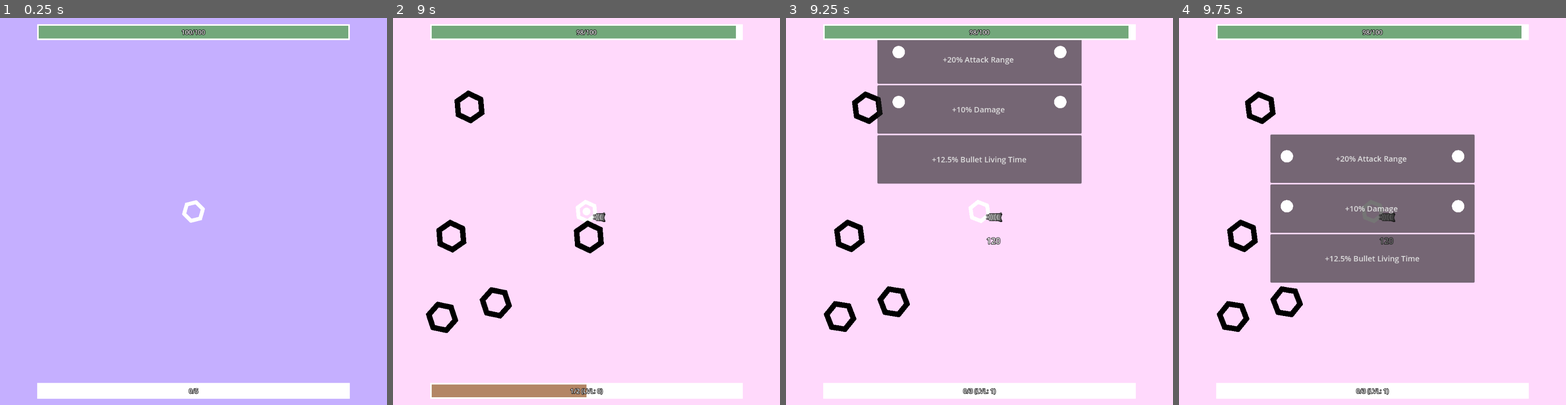
Above: before the commit, frames 1-4 (left to right).
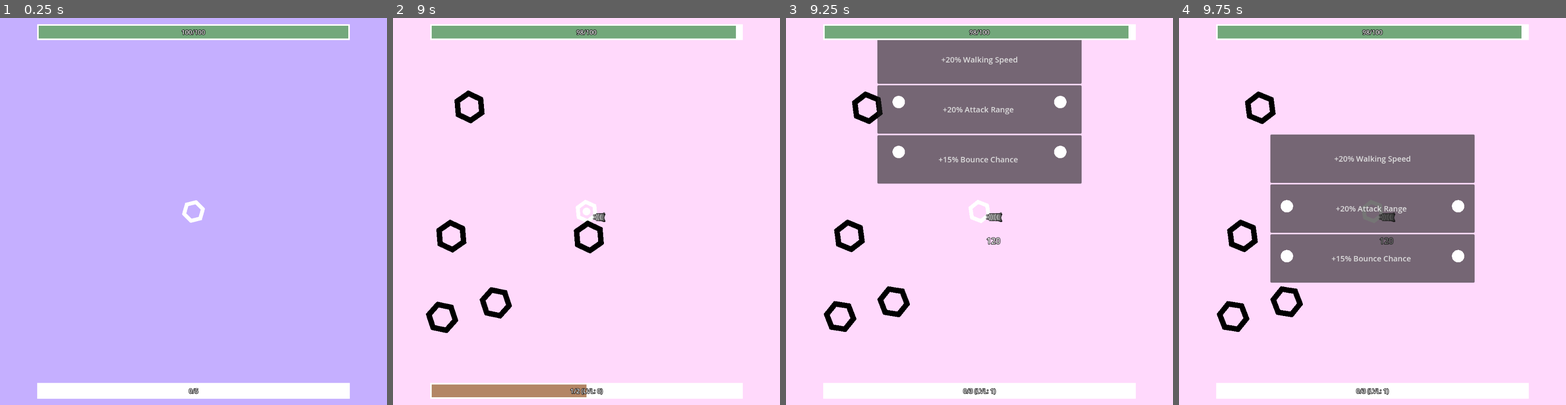
Above: after the commit, the same moments.

Repository: pharnisch/Hexagonal-Havoc
Game: Godot game, scene res://map_1.tscn
Two runs of this game, one before a commit and one after it. Both use one fixed random seed, a clock stepped at 60 frames per second and the inputs below.
Inputs:
- Up to frame 1 (0.25 s): no input
- Up to frame 2 (9 s): tap Enter at 0.5 s; hold Right (ui_right) 0.53-1.28 s; tap Space at 1.25 s; hold Down (ui_down) 1.28-2.03 s; hold Right (ui_right) 2.03-2.78 s; hold Up (ui_up) 2.78-3.53 s; hold Left (ui_left) 3.53-5.03 s; hold Down (ui_down) 5.03-5.78 s; hold Right (ui_right) 5.78-6.53 s; hold Up (ui_up) 6.53-7.28 s; hold Right (ui_right) 7.28-8.03 s; hold Down (ui_down) 8.03-8.78 s; hold Left (ui_left) from 8.78 s (still down)
- Up to frame 3 (9.25 s): keep holding Left (ui_left)
- Up to frame 4 (9.75 s): release Left (ui_left) at 9.53 s; hold Up (ui_up) from 9.53 s (still down)

Frames 1-2 are identical in both runs. In frame 3, 0.8% of the frame differs, in the area x 27-73%, y 7-38%; in frame 4, 0.8%.

Commit message:
.

Diff:
--- a/SkillSystem.gd
+++ b/SkillSystem.gd
@@ -188,6 +188,7 @@
 			attack_range = 0,
 			bounce = 0,
 			split = 0,
+			backfire = 0,
 
 			element = null,
 		},
--- a/circle_bullet.gd
+++ b/circle_bullet.gd
@@ -67,3 +67,8 @@
 		body.get_node("HealthPool")._get_damage(self.damage * self.crit_factor)
 	else:
 		body.get_node("HealthPool")._get_damage(self.damage)
+
+func scale_size(factor):
+	get_node("CircleShape").length = 20 * factor
+	get_node("CircleShape")._draw()
+	get_node("CollisionShape2D").shape.radius = 20 * factor
--- a/skill_container.gd
+++ b/skill_container.gd
@@ -105,6 +105,7 @@
 			attack_range = "+20% Attack Range [CIRCLE]",
 			bounce = "+15% Bounce Chance [CIRCLE]",
 			split = "+1 Split Bullet [CIRCLE]",
+			backfire = "+50% Backfire Damage&Size [CIRCLE]"
 
 			#element = null,
 		},
--- a/weapon.gd
+++ b/weapon.gd
@@ -144,6 +144,32 @@
 		var v = Vector2(velocity.x*c-velocity.y*s, velocity.x*s + velocity.y*c) * self.rng.randf_range(min_factor, max_factor)
 		self._beam(bullet_template, owner.global_position + v, false)
 
+
+func circle_big_aoe_bullet(shoot_direction):
+	var backfire = self.skill_state.circle.backfire
+	if backfire == 0:
+		return
+
+	var new_bullet = self.circle_bullet.instantiate()
+
+	new_bullet.damage = 10 * (3 + 1.5 * backfire) * (1. + self.skill_state.circle.damage / 10. + self.skill_state.damage / 30.)
+	var living_time_multiplier = (1. + self.skill_state.circle.living_time / 4. + self.skill_state.living_time / 8.)
+	new_bullet.living_time = living_time_multiplier * 3
+	new_bullet.crit = 0.05 + 1. * (self.skill_state.circle.crit / 8. + self.skill_state.crit / 20.)
+	new_bullet.crit_factor = 2 * (1 + self.skill_state.circle.crit_factor / 5. + self.skill_state.crit_factor / 10.)
+	#new_bullet.bounce = self.skill_state.circle.bounce * 0.20
+
+	new_bullet.destructable = false
+	#new_bullet.split = self.skill_state.circle.split
+
+
+	new_bullet.scale_size(2 + 1 * backfire)
+
+	owner.owner.add_child(new_bullet)
+	new_bullet.transform = owner.global_transform
+	new_bullet.shoot(-shoot_direction)
+
+
 func _shoot(bullet_template, shoot_direction = null, parent = owner.owner, square_echo = false):
 	var new_bullet = bullet_template.instantiate()
 
@@ -182,11 +208,12 @@
 	if new_bullet.aim_required:
 		var nearest_enemy = self.get_nearest_enemy(owner.get_node("AttackRangeCircle"))
 		if nearest_enemy == null:
-			if shoot_direction == null: # circle
-				self.reload_timer_circle -= self.reload_time_circle
+			#if shoot_direction == null: # circle
+				#self.reload_timer_circle -= self.reload_time_circle
 			new_bullet.queue_free()
 			return
 		direction = self.global_position.direction_to(nearest_enemy.global_position)
+		circle_big_aoe_bullet(direction)
 	else:
 		if owner.move_direction != null:
 			direction = owner.move_direction
